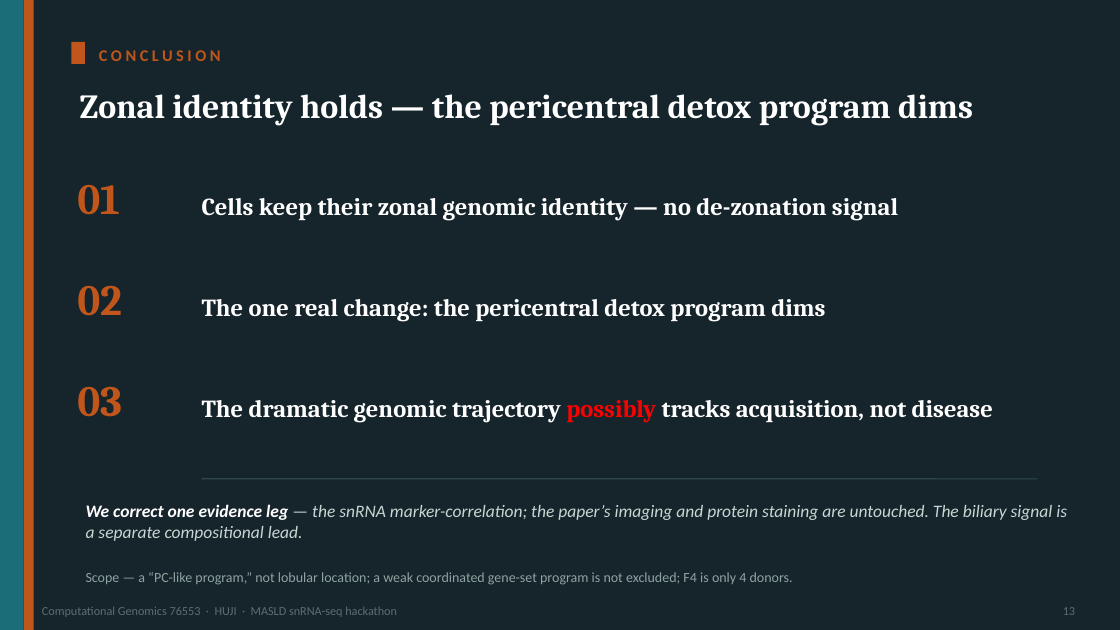
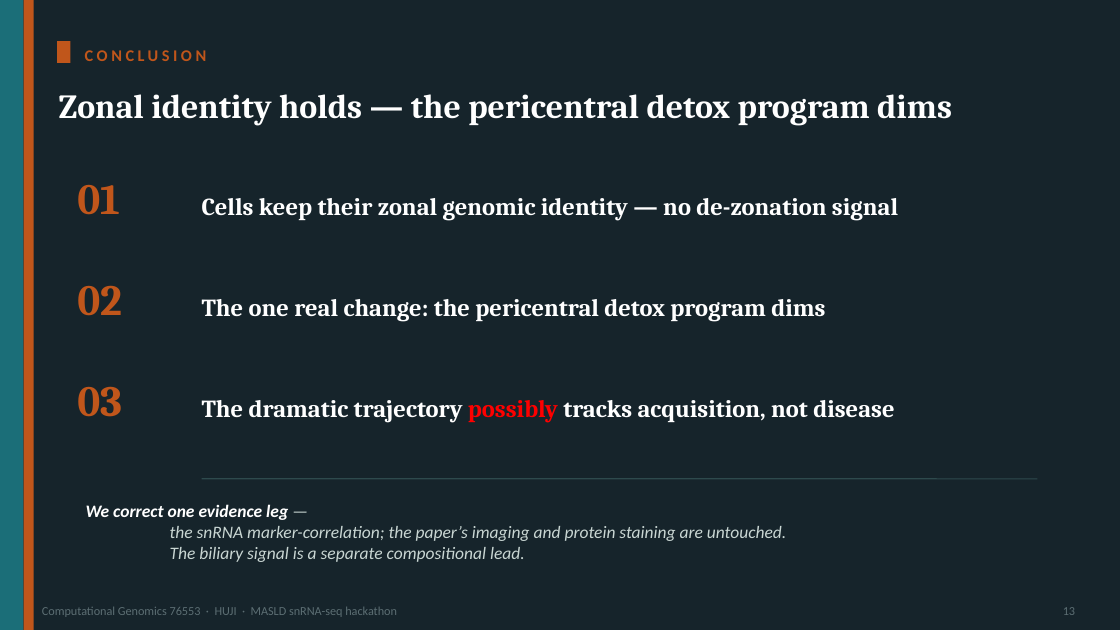
Before and after one commit to roeetekoah/liver-zonation, a slide deck: slide 17 of presentation/MASLD_stages_computational_analysis_roee_shira.pptx (slide 16 before the commit). Drawn at 1120x630 pixels with LibreOffice and Linux fonts; fonts in the diff are those of the drawing. Boxes give left, top, right and bottom in pixels: in the first picture for what was removed or moved away, otherwise in the second. Text is boxed around its words. In the diff, an @@ line names an element or a change of style, - is before the commit and + after.

```diff
--- a/presentation/MASLD_stages_computational_analysis_roee_shira.pptx
+++ b/presentation/MASLD_stages_computational_analysis_roee_shira.pptx
@@ rectangle: place and size @@
-rectangle at bbox=[71, 42, 85, 64]
+rectangle at bbox=[57, 41, 71, 63]
@@ text "CONCLUSION": place and size @@
-text "CONCLUSION" at bbox=[99, 50, 221, 61]
+text "CONCLUSION" at bbox=[85, 50, 207, 61]
@@ text "Zonal identity holds — the ...": place and size @@
-text "Zonal identity holds — the ..." at bbox=[80, 94, 973, 126]
+text "Zonal identity holds — the ..." at bbox=[59, 94, 952, 126]
@@ text at bbox=[202, 400, 894, 422]: text changed @@
-The dramatic genomic trajectory possibly tracks acquisition, not disease
+The dramatic trajectory possibly tracks acquisition, not disease
@@ text at bbox=[86, 504, 786, 562]: text changed @@
-We correct one evidence leg — the snRNA marker-correlation; the paper’s imaging and protein staining are untouched. The biliary signal is a separate compositional lead.
+We correct one evidence leg —
+the snRNA marker-correlation; the paper’s imaging and protein staining are untouched.
+The biliary signal is a separate compositional lead.
@@ text removed at bbox=[86, 572, 793, 585] @@
-Scope — a “PC-like program,” not lobular location; a weak coordinated gene-set program is not excluded; F4 is only 4 donors.
```
Also in this commit, not shown: 13 other slides changed, 2 slides added, 6 other files.
